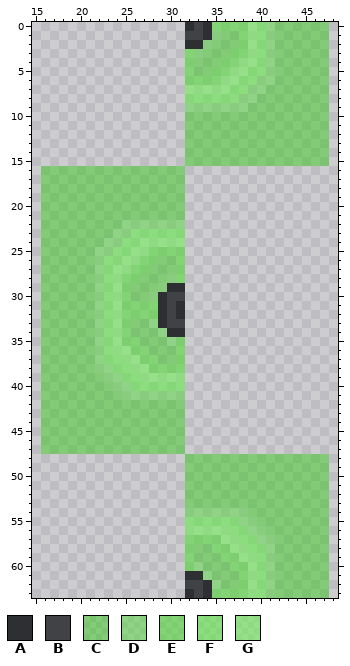
A pixel-art sprite gets an edit: Resources/Textures/Structures/Windows/uranium_window.rsi/uwindow5.png. Above is the file before it was changed.
The file is 64x64 pixels. Colours within 5 levels of each other are drawn and written as one. Shown: x 15..48, y 0..63.
Palette (. is transparent): A #2e2f33  B #414245  C #33c81779  D #4ed93479  E #4ed93497  F #5de84397  G #6fed5897
And afterwards:
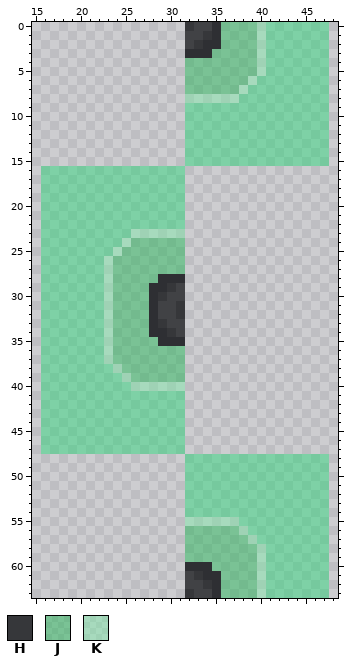
Colours new in this view: H #36373a  J #1fb55479  K #7de8a779
Difference:
@@ palette @@
-C #33c81779
+C #27d67779
@@ x 30..43 @@
- 0 ..ABAEEEEGFDCC
- 1 ..BBADCCEGFDCC
- 2 ..AADCCCEGFDCC
- 3 ..EDCCCEEGFDCC
- 4 ..ECCCEEGGFDCC
- 5 ..ECCEEGGFFDCC
- 6 ..EEEEGGFFDDCC
- 7 ..GGGGGFFDDCCC
- 8 ..FFFFFFDDCCCC
- 9 ..DDDDDDDCCCCC
+ 0 ..HBBAJJJJKCCC
+ 1 ..BBHAJJJJKCCC
+ 2 ..BHAAJJJJKCCC
+ 3 ..AAAJJJJJKCCC
+ 4 ..JJJJJJJJKCCC
+ 5 ..JJJJJJJJKCCC
+ 6 ..JJJJJJJKCCCC
+ 7 ..JJJJJJKCCCCC
+ 8 ..KKKKKKCCCCCC
+ 9 ..CCCCCCCCCCCC
 10 ..CCCCCCCCCCCC
@@ x 20..33 @@
 21 CCCCCCCCCCCC..
-22 CCCCCDDDDDDD..
-23 CCCCDDFFFFFF..
-24 CCCDDFFGGGGG..
-25 CCDDFFGGEEEE..
-26 CCDFFGGEECCE..
-27 CCDFGGEECCCE..
-28 CCDFGEECCCDE..
-29 CCDFGECCCDAA..
-30 CCDFGECCDABB..
-31 CCDFGEEEEABA..
-32 CCDFGEEEEABA..
-33 CCDFGECCDABB..
-34 CCDFGECCCDAA..
-35 CCDFGEECCCDE..
-36 CCDFGGEECCCE..
-37 CCDFFGGEECCE..
-38 CCDDFFGGEEEE..
-39 CCCDDFFGGGGG..
-40 CCCCDDFFFFFF..
-41 CCCCCDDDDDDD..
+22 CCCCCCCCCCCC..
+23 CCCCCCKKKKKK..
+24 CCCCCKJJJJJJ..
+25 CCCCKJJJJJJJ..
+26 CCCKJJJJJJJJ..
+27 CCCKJJJJJJJJ..
+28 CCCKJJJJJAAA..
+29 CCCKJJJJAAHB..
+30 CCCKJJJJAHBB..
+31 CCCKJJJJABBH..
+32 CCCKJJJJABBH..
+33 CCCKJJJJAHBB..
+34 CCCKJJJJAAHB..
+35 CCCKJJJJJAAA..
+36 CCCKJJJJJJJJ..
+37 CCCKJJJJJJJJ..
+38 CCCCKJJJJJJJ..
+39 CCCCCKJJJJJJ..
+40 CCCCCCKKKKKK..
+41 CCCCCCCCCCCC..
 42 CCCCCCCCCCCC..
@@ x 30..43 @@
 53 ..CCCCCCCCCCCC
-54 ..DDDDDDDCCCCC
-55 ..FFFFFFDDCCCC
-56 ..GGGGGFFDDCCC
-57 ..EEEEGGFFDDCC
-58 ..ECCEEGGFFDCC
-59 ..ECCCEEGGFDCC
-60 ..EDCCCEEGFDCC
-61 ..AADCCCEGFDCC
-62 ..BBADCCEGFDCC
-63 ..ABAEEEEGFDCC
+54 ..CCCCCCCCCCCC
+55 ..KKKKKKCCCCCC
+56 ..JJJJJJKCCCCC
+57 ..JJJJJJJKCCCC
+58 ..JJJJJJJJKCCC
+59 ..JJJJJJJJKCCC
+60 ..AAAJJJJJKCCC
+61 ..BHAAJJJJKCCC
+62 ..BBHAJJJJKCCC
+63 ..HBBAJJJJKCCC
